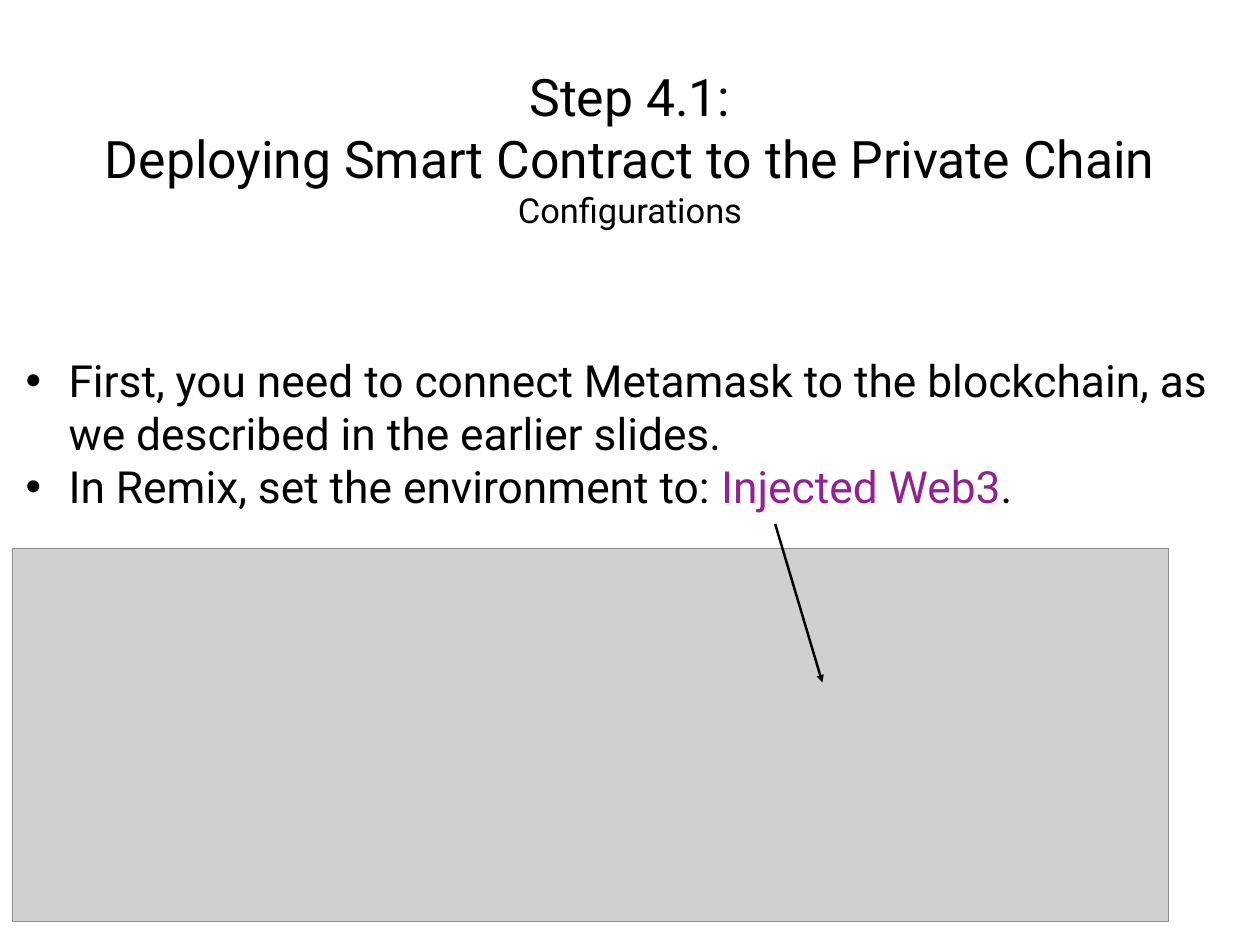
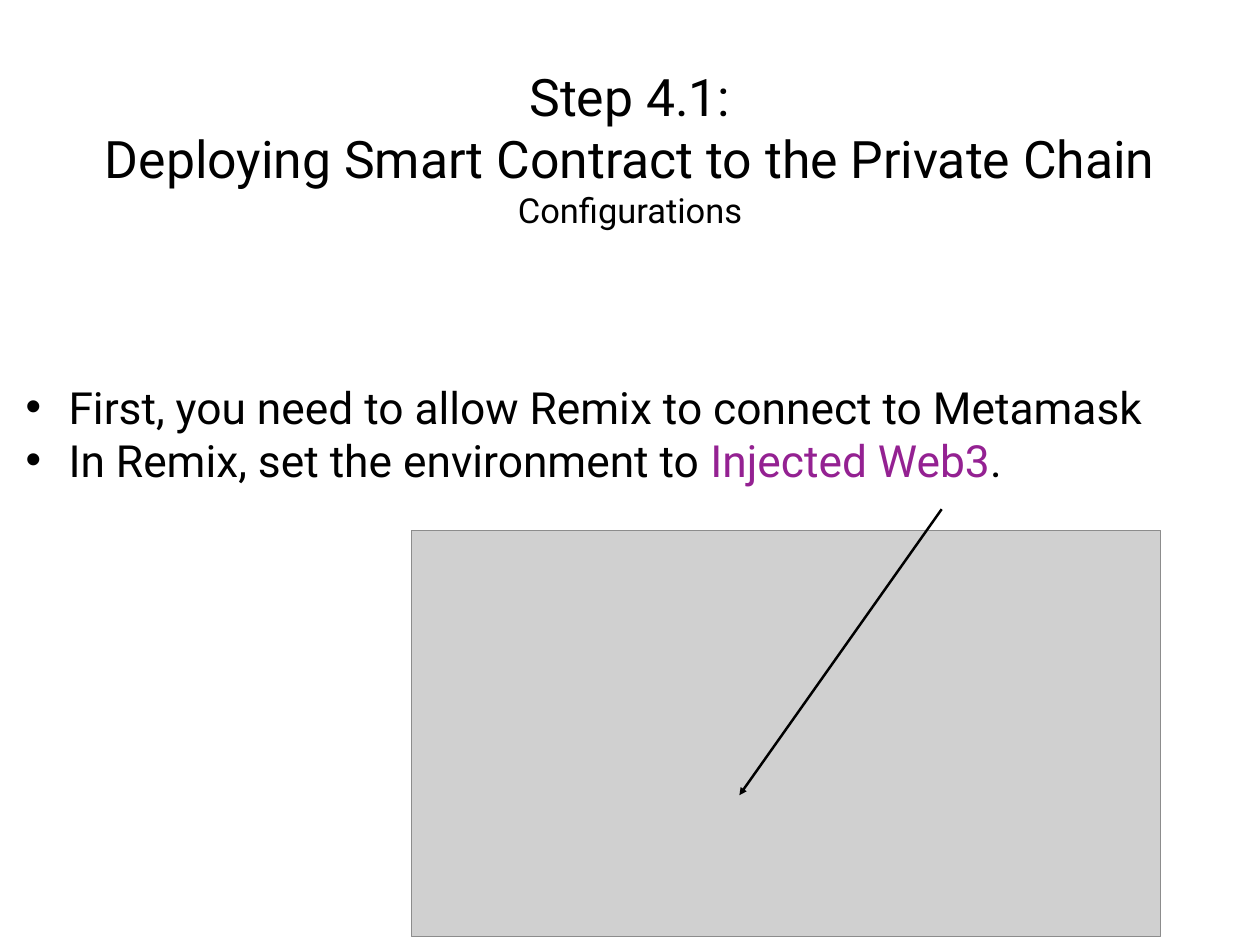
Before and after one commit to solegga/blockchaincourse, a slide deck: slide 19 of How_to_connect_to_university_of_edinburgh_private_blockchain.pptx (slide 16 before the commit). Drawn at 1260x945 pixels with LibreOffice and Linux fonts; fonts in the diff are those of the drawing; grey boxes stand for pictures. Boxes give left, top, right and bottom in pixels: in the first picture for what was removed or moved away, otherwise in the second. Text is boxed around its words. In the diff, an @@ line names an element or a change of style, - is before the commit and + after.

Commit message:
Update instructions with new remix interface

```diff
--- a/How_to_connect_to_university_of_edinburgh_private_blockchain.pptx
+++ b/How_to_connect_to_university_of_edinburgh_private_blockchain.pptx
@@ text at [69, 390, 1142, 487]: text changed @@
-• First, you need to connect Metamask to the blockchain, as we described in the earlier slides.
-• In Remix, set the environment to: Injected Web3.
+• First, you need to allow Remix to connect to Metamask
+• In Remix, set the environment to Injected Web3.
@@ freeform shape: place and size @@
-freeform shape at [775, 525, 822, 683]
+freeform shape at [740, 509, 942, 796]
@@ picture: place and size @@
-picture at [12, 548, 1168, 922]
+picture at [412, 530, 1162, 936]
```
Also in this commit, not shown: 20 other slides changed, 3 slides added, 1 other file.
